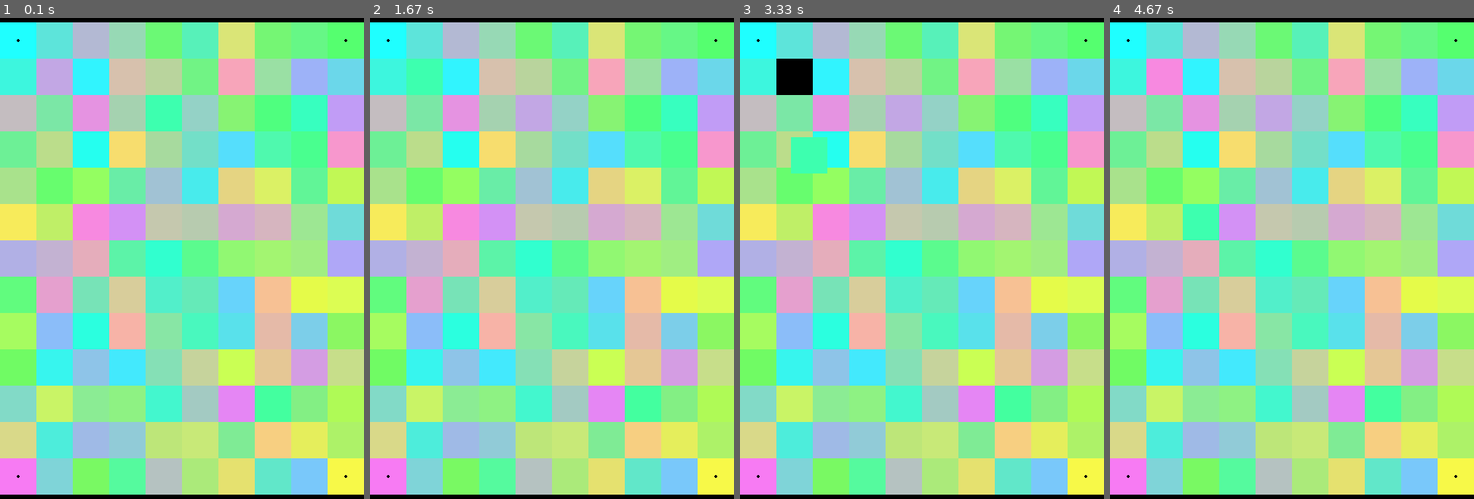
Above: before the commit, frames 1-4 (left to right).
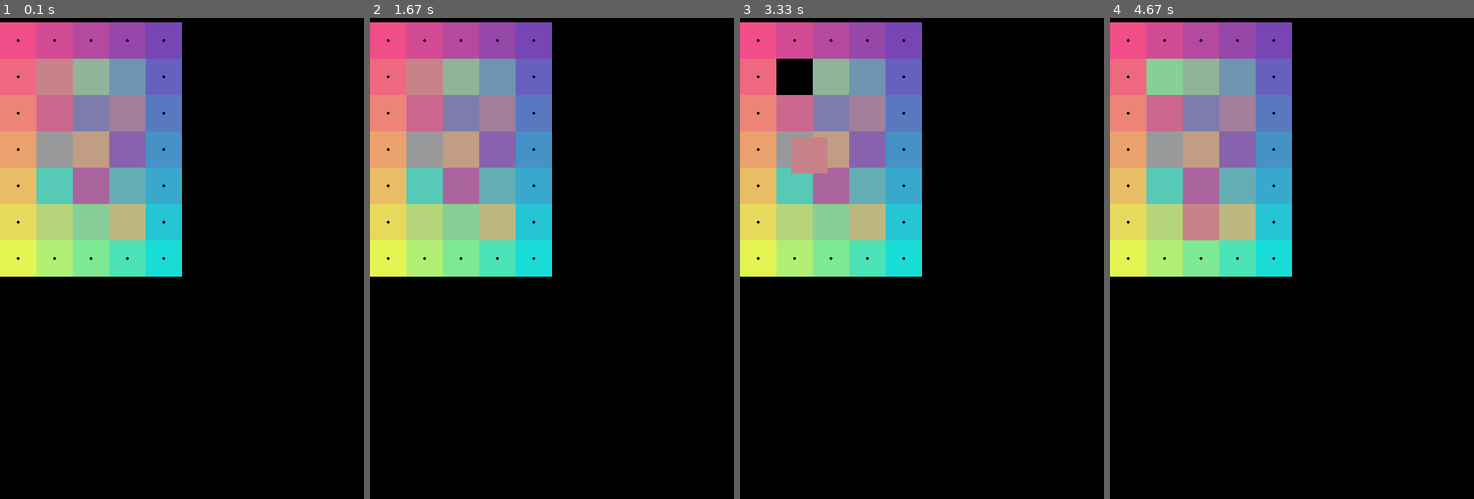
Above: after the commit, the same moments.

Repository: Angelina-ainel/PyGame-Project
Game: pygame game, started from field.py
Same seed, same stepped clock (60 frames per second), same inputs: the game is played once before the commit and once after it.
Inputs (mouse positions are in pixels of both pictures, inside the frame that each line leads up to):
- Up to frame 1 (0.1 s): no input
- Up to frame 2 (1.67 s): press the mouse at (424, 75) at 0.37 s; move the mouse to (479, 94) at 0.47 s; release the mouse at (537, 109) at 0.6 s
- Up to frame 3 (3.33 s): press the mouse at (794, 75) at 3.2 s; move the mouse to (809, 157) at 3.3 s
- Up to frame 4 (4.67 s): release the mouse at (1193, 234) at 3.43 s

The runs differ from the first frame. In frame 1, 97% of the frame differs, in the area x 0-100%, y 0-100%; in frame 2, 97%; in frame 3, 96%; in frame 4, 97%.

Commit message:
colors from hex to rgb

Diff:
--- a/field.py
+++ b/field.py
@@ -1,6 +1,6 @@
 import pygame as pg
 import numpy as np
-# from PIL import ImageColor
+from PIL import ImageColor
 import random
 
 
@@ -119,7 +119,7 @@
         elif self.fixed_elems == 'horizontal lines':
             if r == 0 or r == self.height - 1:
                 return True
-        elif self.fixed_elems == 'whole frame':
+        elif self.fixed_elems == 'frame':
             if c == 0 or c == self.width - 1 or r == 0 or r == self.height - 1:
                 return True
         elif self.fixed_elems == 'chess':
@@ -168,10 +168,10 @@
     pg.init()
     width, height = size = 500, 750
     screen = pg.display.set_mode(size)
-    lt = np.array((31, 255, 255))
-    rt = np.array((90, 255, 106))
-    lb = np.array((255, 118, 233))
-    rb = np.array((255, 250, 63))
+    lt = np.array(ImageColor.getcolor('#F04D89', "RGB"))
+    rt = np.array(ImageColor.getcolor('#7645B6', "RGB"))
+    lb = np.array(ImageColor.getcolor('#E0F64E', "RGB"))
+    rb = np.array(ImageColor.getcolor('#12DCDC', "RGB"))
     all_sprites = pg.sprite.Group()
     horizontal_borders = pg.sprite.Group()
     vertical_borders = pg.sprite.Group()
@@ -179,7 +179,7 @@
     Border(0, height - 50, width, height - 50)
     Border(0, 0, 0, height)
     Border(width, 0, width, height)
-    level = Field(10, 13, lt, rt, lb, rb, '4 corners')
+    level = Field(5, 7, lt, rt, lb, rb, 'frame')
     level.set_view(0, 50, 50)
     running = True
     pushed = False
@@ -193,7 +193,7 @@
             level.sprite_group1.update(event)
         screen.fill((0, 0, 0))
         level.sprite_group1.draw(screen)
-        if [sprite.id for sprite in level.sprite_group2.sprites()] == list(range(1, 10 * 13 + 1)):  # width * height + 1
+        if [sprite.id for sprite in level.sprite_group2.sprites()] == list(range(1, 5 * 7 + 1)):  # width * height + 1
             print('Змечательно! вы завершили уровень!')
             running = False
         pg.display.flip()
